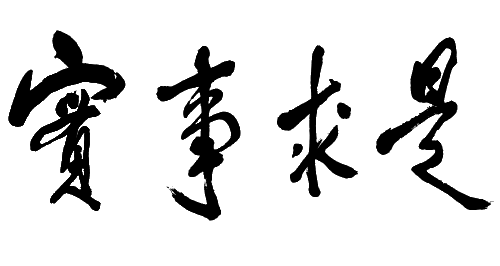
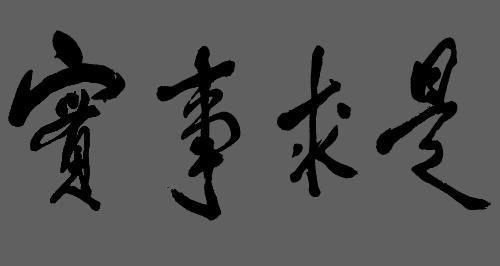
The second w=500, h=266 image is a revision of the first. Changes to its layers:
painted on "Layer 1" over (x1=77, y1=103, x2=437, y2=195)
added layer "Layer 2" above "Background" over (x1=0, y1=0, x2=500, y2=266)
